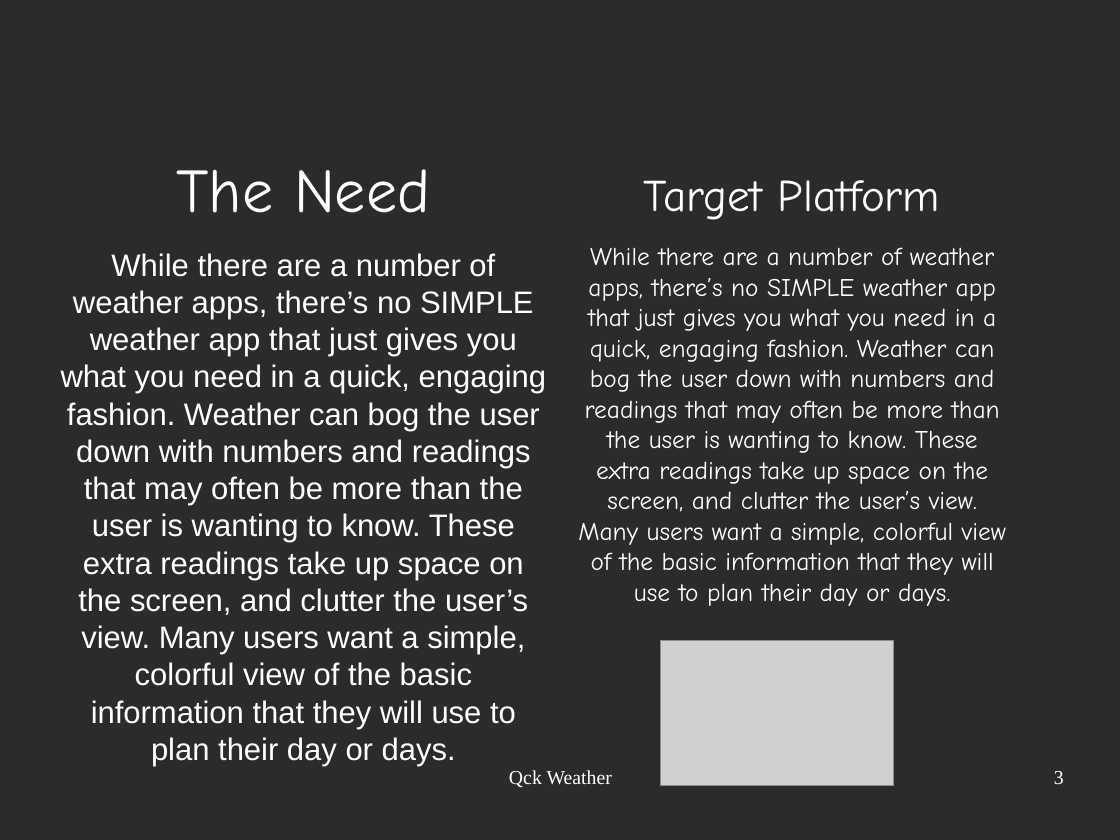
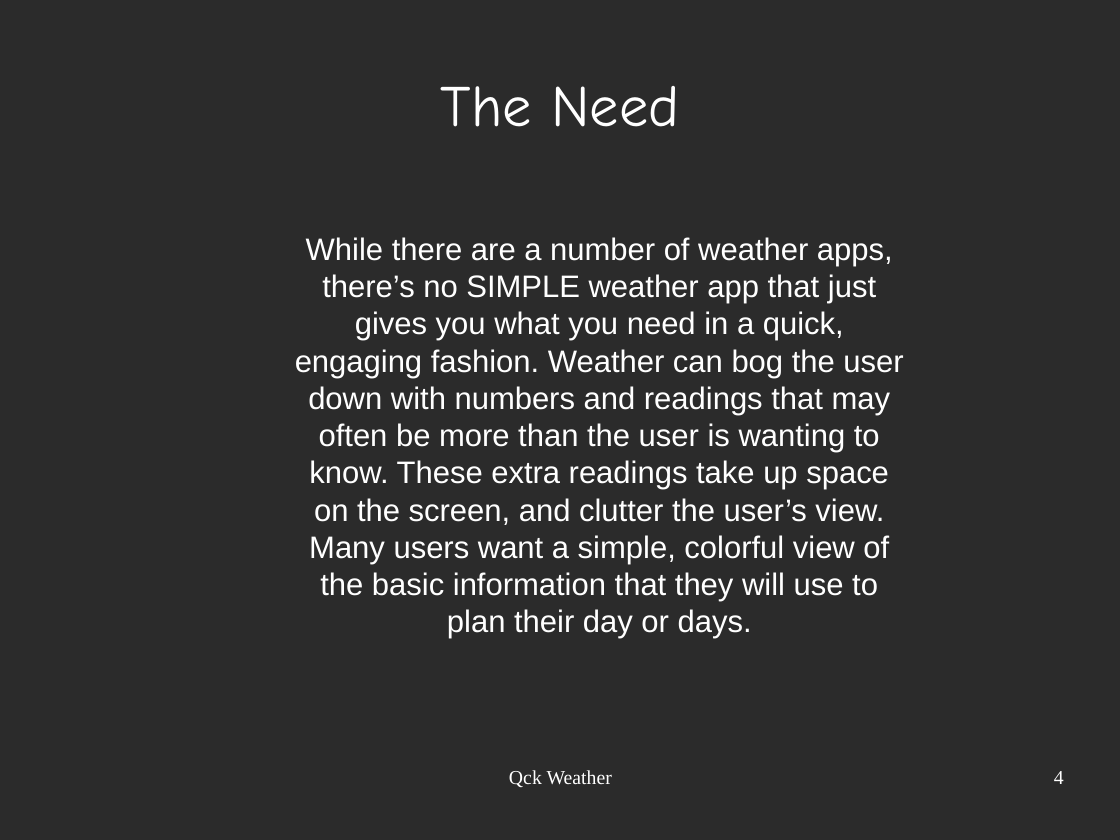
Before and after one commit to carlisle316/QCKWeather, a slide deck: slide 4 of Creative Brief.odp (slide 3 before the commit). Drawn at 1120x840 pixels with LibreOffice and Linux fonts; fonts in the diff are those of the drawing; grey boxes stand for pictures; background and template pictures are left out; a plain dark background stands for a picture behind light text. Boxes give left, top, right and bottom in pixels: in the first picture for what was removed or moved away, otherwise in the second. Text is boxed around its words. In the diff, an @@ line names an element or a change of style, - is before the commit and + after.

```diff
--- a/Creative Brief.odp
+++ b/Creative Brief.odp
@@ title added at <box>441,86,679,127</box>, 41.4 pt, text #FFFFFF @@
+The Need
@@ text "While there are a number ...": place and size @@
-text "While there are a number ..." at <box>578,180,1006,606</box>
+text "While there are a number ..." at <box>295,237,903,639</box>
@@ text "While there are a number ..." at <box>295,237,903,639</box>: size 18 to 22 pt, font Comic Neue to Arial @@
@@ text removed at <box>61,169,547,766</box> @@
-The Need
-While there are a number of weather apps, there’s no SIMPLE weather app that just gives you what you need in a quick, engaging fashion. Weather can bog the user down with numbers and readings that may often be more than the user is wanting to know. These extra readings take up space on the screen, and clutter the user’s view. Many users want a simple, colorful view of the basic information that they will use to plan their day or days.
@@ text at <box>644,180,940,220</box>: paragraph removed @@
-Target Platform
@@ picture removed at <box>661,640,894,787</box> @@
@@ page number at <box>1054,771,1064,784</box>: text changed @@
-3
+4
```
Also in this commit, not shown: 2 slides added.
